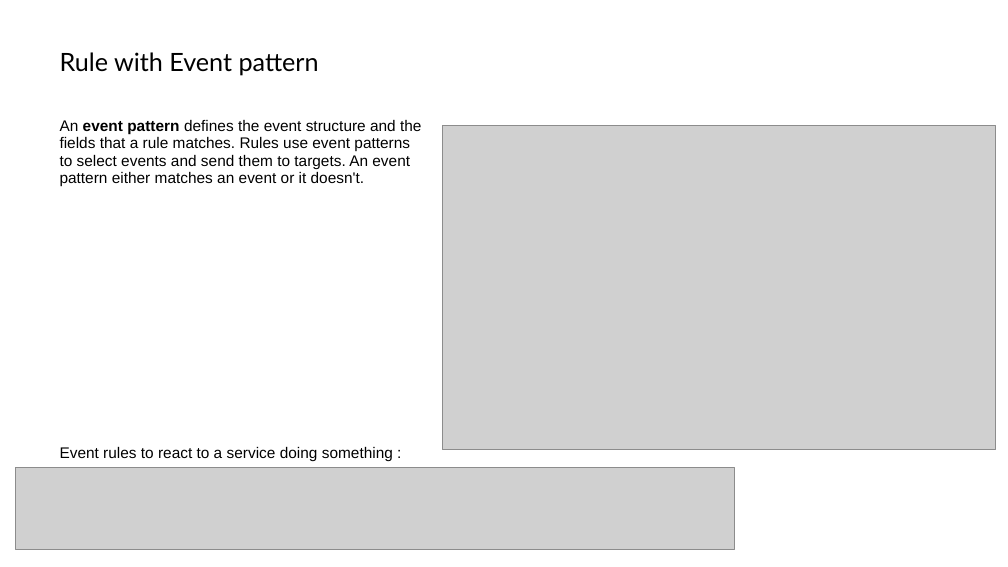
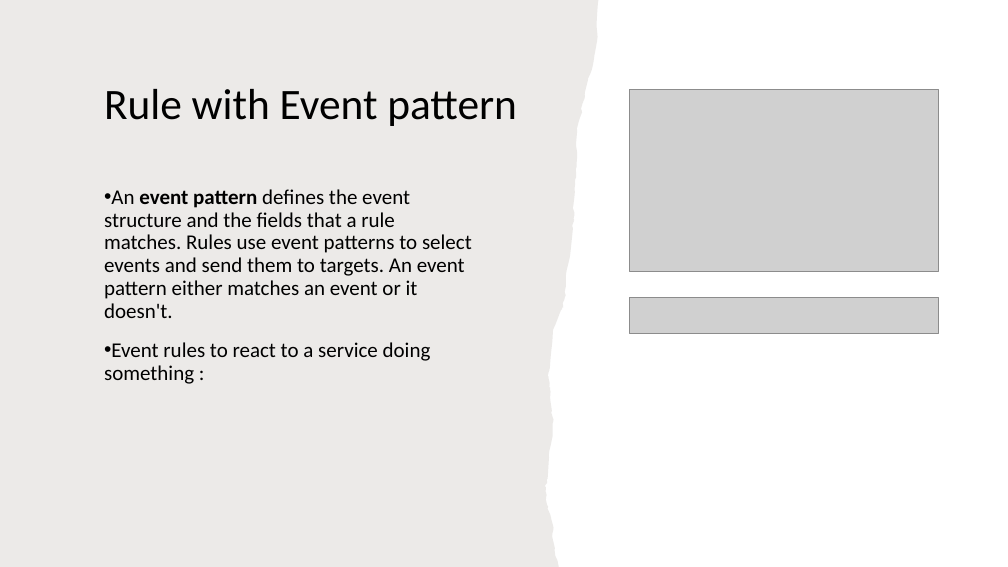
Before and after one commit to IlyaChakun/aws-iba-courses, a slide deck: slide 6 of lecture-materials/Managment&Governance/eventBridge/event-bridge.pptx. Drawn at 1008x567 pixels with LibreOffice and Linux fonts; fonts in the diff are those of the drawing; grey boxes stand for pictures. Boxes give left, top, right and bottom in pixels: in the first picture for what was removed or moved away, otherwise in the second. Text is boxed around its words. In the diff, an @@ line names an element or a change of style, - is before the commit and + after.

```diff
--- a/lecture-materials/Managment&Governance/eventBridge/event-bridge.pptx
+++ b/lecture-materials/Managment&Governance/eventBridge/event-bridge.pptx
@@ freeform shape added at bbox=[0, 0, 599, 566], fill #82766A at 15% opacity @@
@@ title "Rule with Event pattern": place and size @@
-title "Rule with Event pattern" at bbox=[60, 52, 319, 76]
+title "Rule with Event pattern" at bbox=[104, 89, 517, 126]
@@ title "Rule with Event pattern" at bbox=[104, 89, 517, 126]: size 18 to 31 pt, font Lato to Calibri @@
@@ picture: place and size @@
-picture at bbox=[443, 125, 996, 450]
+picture at bbox=[629, 90, 938, 271]
@@ text "An event pattern defines the ...": place and size @@
-text "An event pattern defines the ..." at bbox=[60, 120, 421, 461]
+text "An event pattern defines the ..." at bbox=[104, 189, 472, 384]
@@ text "An event pattern defines the ..." at bbox=[104, 189, 472, 384]: size 11 to 15 pt, font Arial to Calibri; bullet none to •; line spacing 0.95 to 0.9 @@
@@ picture: place and size @@
-picture at bbox=[16, 468, 735, 550]
+picture at bbox=[629, 297, 938, 333]
```
Also in this commit, not shown: 10 other slides changed, 2 slides added, 1 other file.
